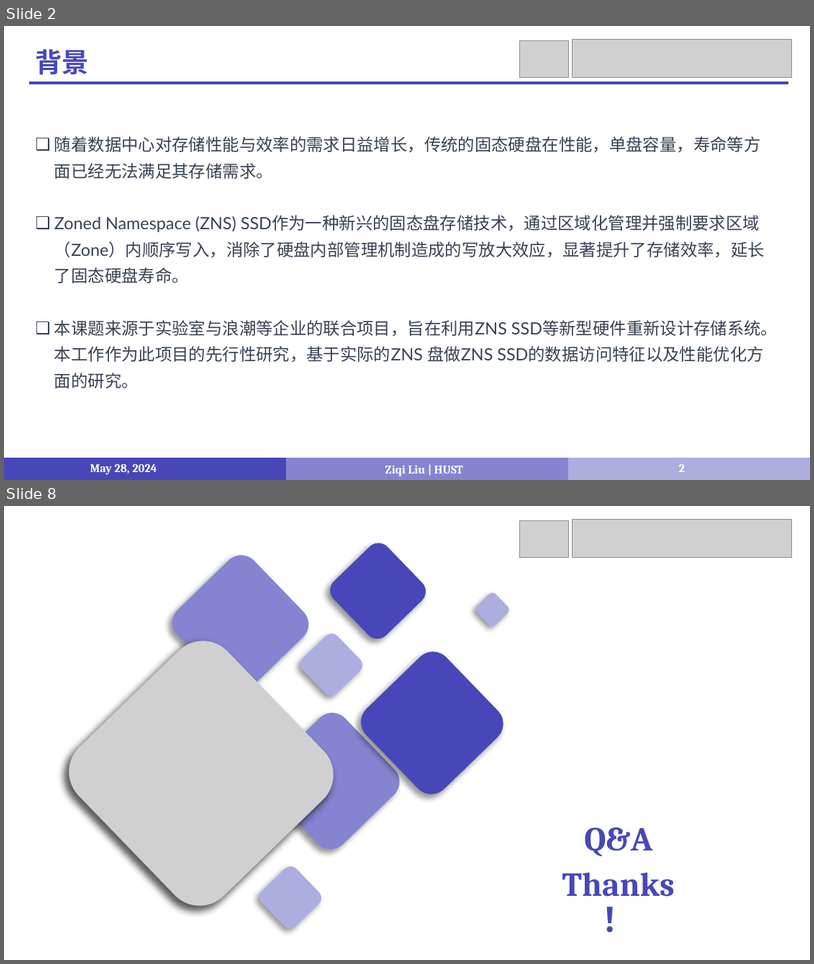
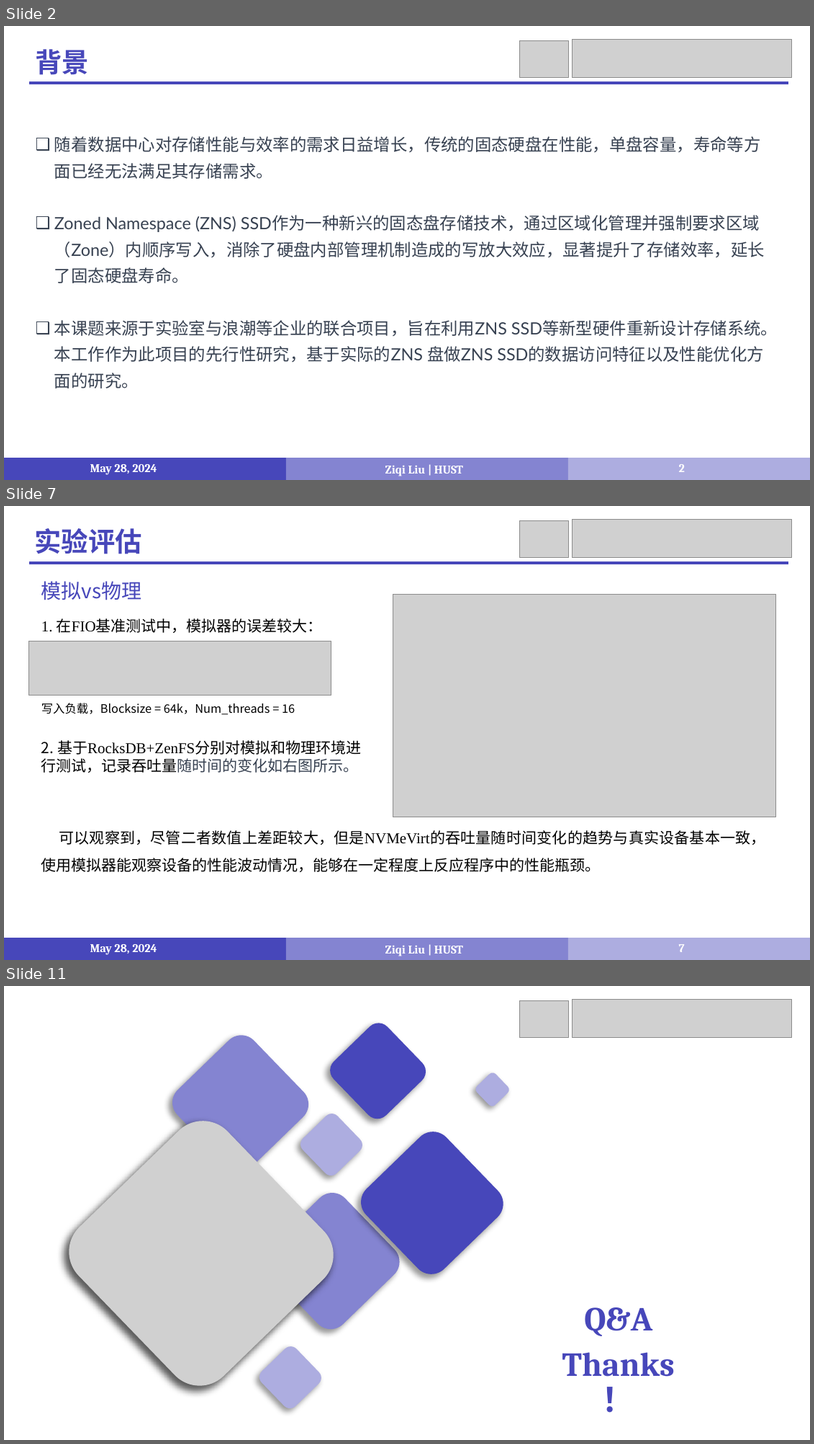
Before and after one commit to LiuziqiOvO/md, a slide deck: 毕设/毕设答辩.pptx. Shown one above the other, each under a label of ours: slides 2 and 8 before the commit, slides 2, 7 and 11 after it; the slides between them are not shown. The pictures are 814x964 and 814x1444 pixels, drawn with LibreOffice and Linux fonts; fonts in the diff are those of the drawing; grey boxes stand for pictures. Boxes give left, top, right and bottom in pixels: in the first picture for what was removed or moved away, otherwise in the second. Text is boxed around its words. In the diff, an @@ line names an element or a change of style, - is before the commit and + after.

```diff
--- a/毕设/毕设答辩.pptx
+++ b/毕设/毕设答辩.pptx
@@ slide 7 added at [4,506,810,960], background #FFFFFF @@
@@ picture added at [520,520,568,557] @@
@@ picture added at [573,519,792,557] @@
@@ text added at [35,528,142,554], 32 pt, text #4747BA, bold @@
+实验评估
@@ line added from (29, 563) to (790, 563), #4747BA 3 pt @@
@@ text added at [41,581,142,600], 24 pt, text #4747BA @@
+模拟vs物理
@@ picture added at [393,594,777,816] @@
@@ text added at [41,618,323,633], 18 pt, text #000000 @@
+1. 在FIO基准测试中，模拟器的误差较大：
@@ picture added at [28,641,332,695] @@
@@ text added at [41,703,295,715], 14 pt, text #000000 @@
+写入负载，Blocksize = 64k，Num_threads = 16
@@ text added at [41,740,362,772], 18 pt, text #000000 @@
+2. 基于RocksDB+ZenFS分别对模拟和物理环境进行测试，记录吞吐量随时间的变化如右图所示。
@@ text added at [41,830,766,872], 18 pt, text #000000 @@
+可以观察到，尽管二者数值上差距较大，但是NVMeVirt的吞吐量随时间变化的趋势与真实设备基本一致，使用模拟器能观察设备的性能波动情况，能够在一定程度上反应程序中的性能瓶颈。
@@ rectangle added at [4,937,286,960], fill #4747BA @@
@@ rectangle added at [286,937,569,960], fill #8484D1 @@
@@ rectangle added at [568,937,810,960], fill #ADADE0 @@
@@ text added at [90,944,157,955], 14 pt, text #FFFFFF, bold @@
+May 28, 2024
@@ text added at [386,945,463,956], 14 pt, text #FFFFFF, bold @@
+Ziqi Liu | HUST
@@ page number added at [679,944,685,952], 14 pt, text #FFFFFF, bold @@
+7
@@ what was slide 8 is now slide 11 @@
```
Also in this commit, not shown: 4 slides changed, 3 other slides added, 1 slide removed, 3 other files.
